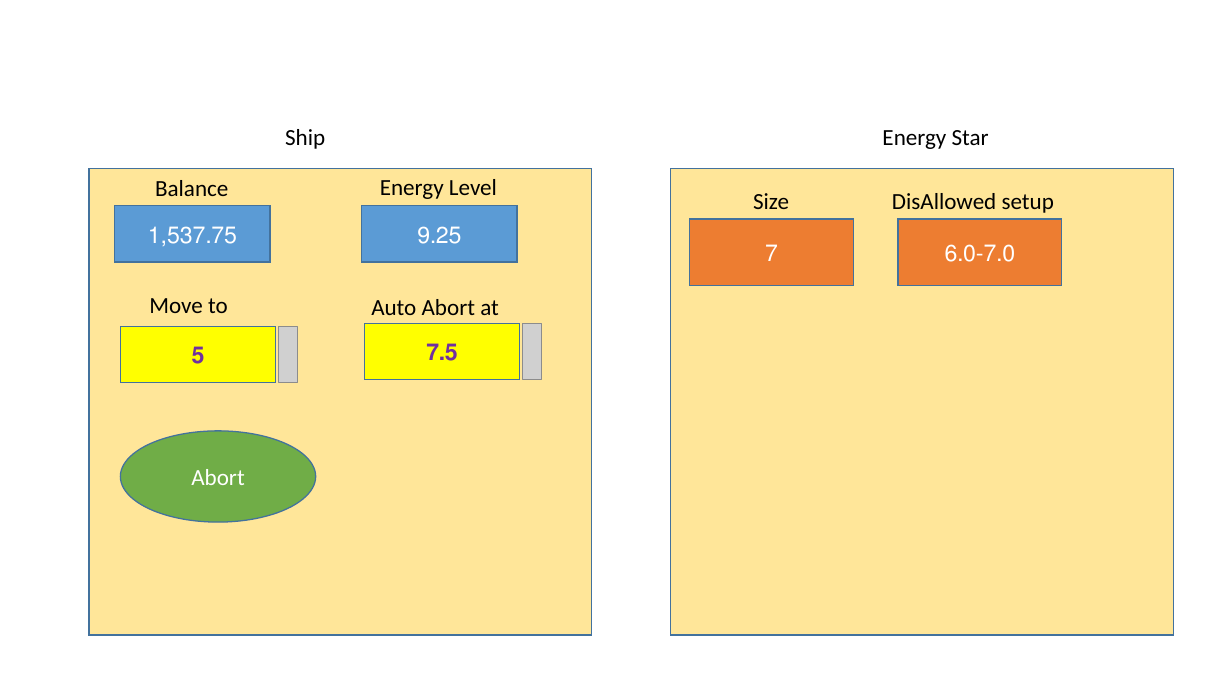
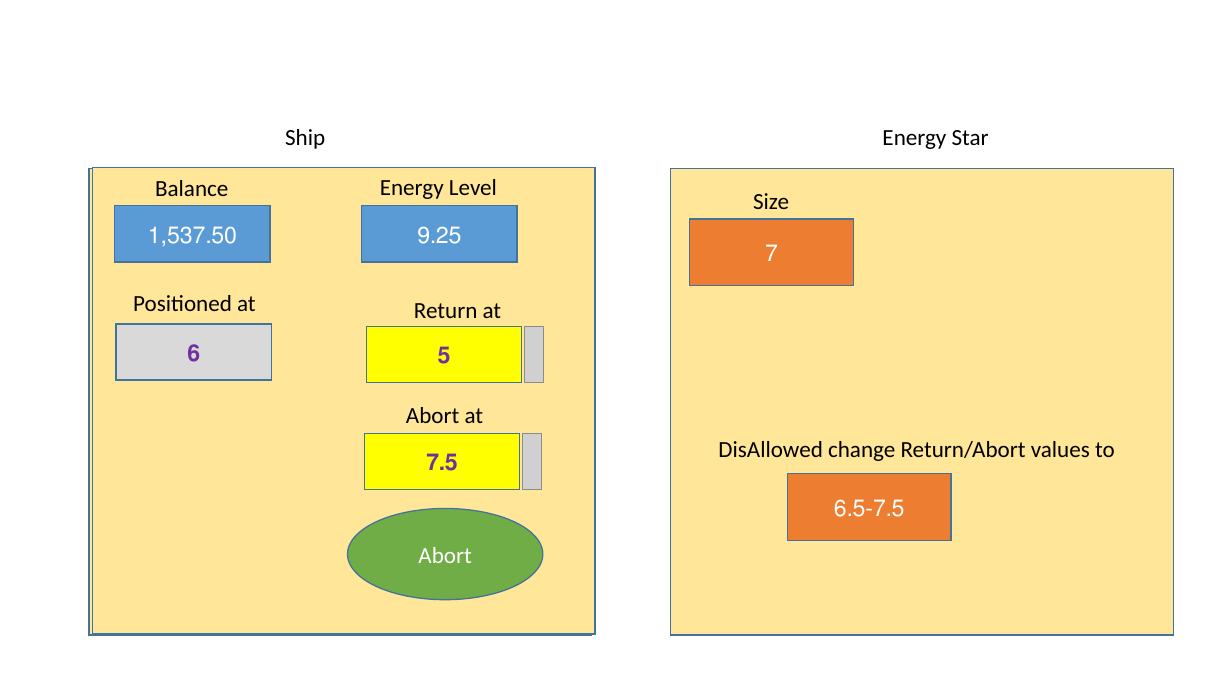
Before and after one commit to erezhasson/DTL, a slide deck: slide 6 of Documents/DTL MOC.pptx. Drawn at 1232x693 pixels with LibreOffice and Linux fonts; fonts in the diff are those of the drawing; grey boxes stand for pictures; background and template pictures are left out. Boxes give left, top, right and bottom in pixels: in the first picture for what was removed or moved away, otherwise in the second. Text is boxed around its words. In the diff, an @@ line names an element or a change of style, - is before the commit and + after.

```diff
--- a/Documents/DTL MOC.pptx
+++ b/Documents/DTL MOC.pptx
@@ rectangle added at (x1=92, y1=167, x2=595, y2=634), fill #FFE699, outline #43739E 1 pt @@
@@ text removed at (x1=892, y1=193, x2=1054, y2=213) @@
-DisAllowed setup
@@ text in rectangle at (x1=148, y1=226, x2=237, y2=246): text changed @@
-1,537.75
+1,537.50
@@ rectangle removed at (x1=898, y1=219, x2=1062, y2=286) @@
-6.0-7.0
@@ text added at (x1=133, y1=295, x2=256, y2=311), 18 pt, text #000000 @@
+Positioned at
@@ text removed at (x1=149, y1=298, x2=228, y2=313) @@
-Move to
@@ rectangle added at (x1=116, y1=324, x2=271, y2=381), fill #D9D9D9, outline #43739E 1 pt, 18 pt, text #7030A0, bold @@
+6
@@ rectangle "5" moved from (x1=120, y1=326, x2=275, y2=383) to (x1=366, y1=326, x2=521, y2=383) @@
@@ text added at (x1=414, y1=303, x2=502, y2=318), 18 pt, text #000000 @@
+Return at
@@ text at (x1=406, y1=407, x2=484, y2=423): text changed @@
-Auto Abort at
+Abort at
@@ rectangle "7.5" moved from (x1=364, y1=323, x2=519, y2=380) to (x1=364, y1=433, x2=519, y2=490) @@
@@ picture moved from (x1=279, y1=326, x2=298, y2=383) to (x1=523, y1=433, x2=542, y2=490) @@
@@ text added at (x1=718, y1=441, x2=1115, y2=461), 18 pt, text #000000 @@
+DisAllowed change Return/Abort values to
@@ rectangle added at (x1=787, y1=473, x2=951, y2=540), fill #ED7D31, outline #43739E 1 pt, 18 pt, text #FFFFFF @@
+6.5-7.5
@@ ellipse "Abort" moved from (x1=120, y1=431, x2=315, y2=522) to (x1=348, y1=508, x2=543, y2=600) @@
```
Also in this commit, not shown: 6 other slides changed.
